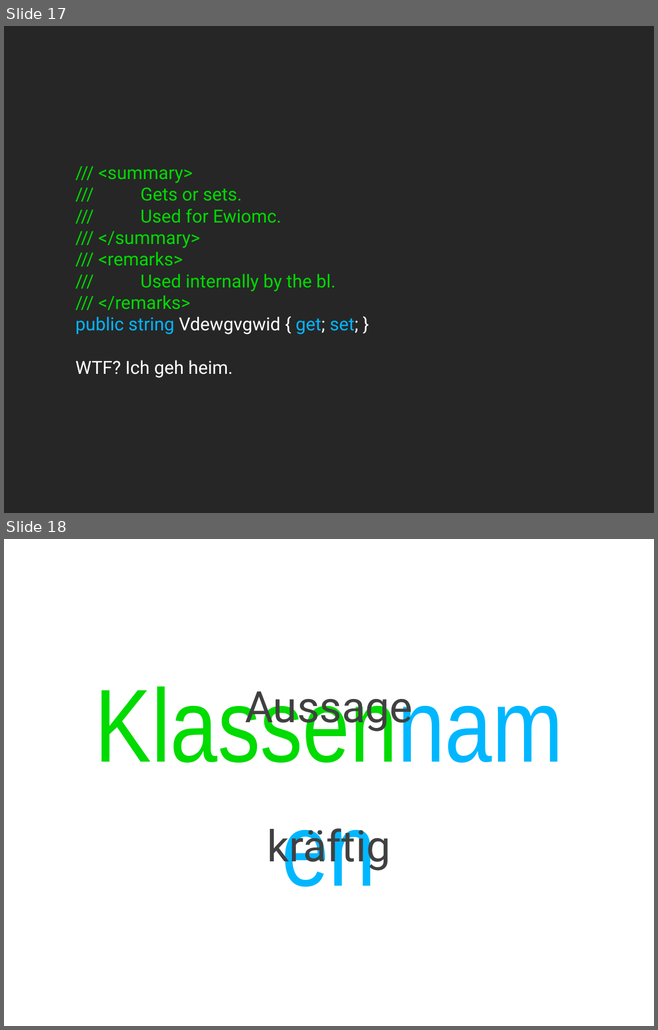
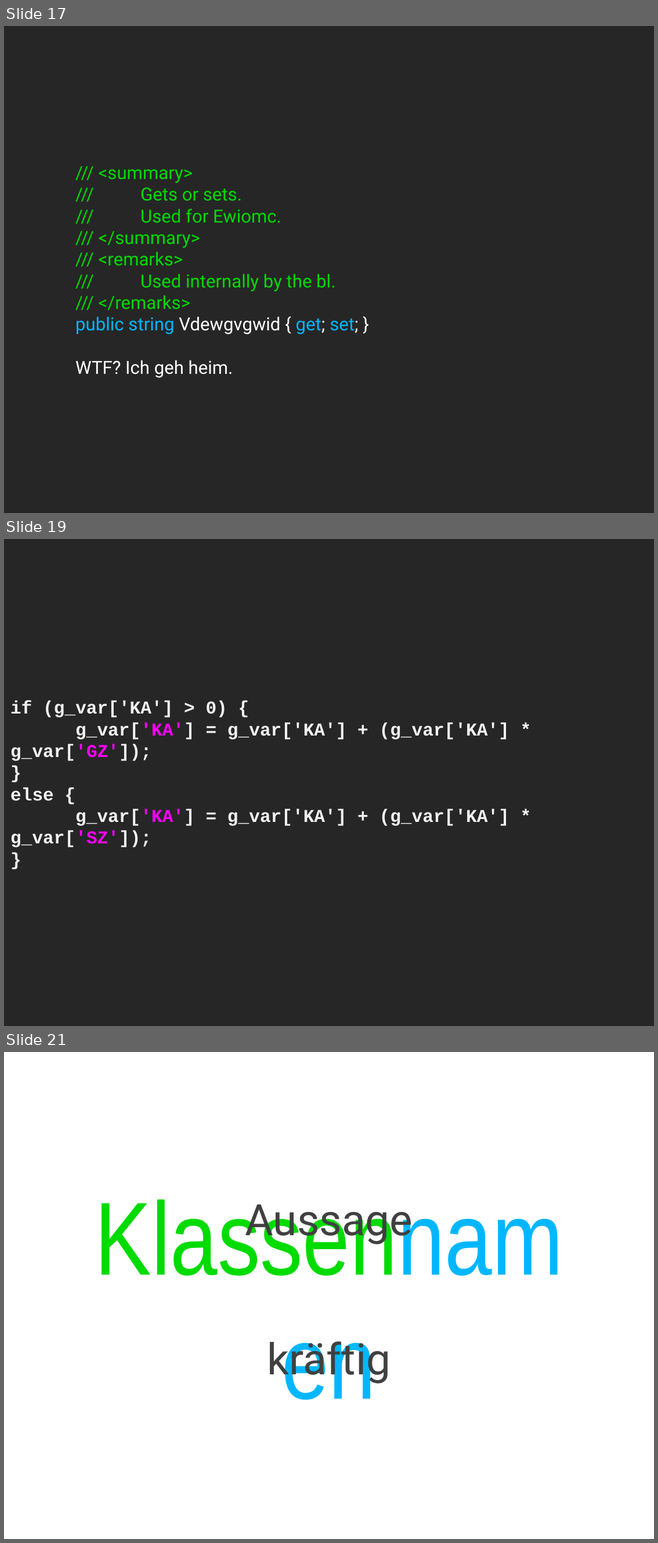
Before and after one commit to cessor/empathiccode, a slide deck: WeaselWords-DotnetDevCon.pptx. Shown one above the other, each under a label of ours: slides 17 and 18 before the commit, slides 17, 19 and 21 after it; the slides between them are not shown. The pictures are 658x1030 and 658x1543 pixels, drawn with LibreOffice and Linux fonts; fonts in the diff are those of the drawing. Boxes give left, top, right and bottom in pixels: in the first picture for what was removed or moved away, otherwise in the second. Text is boxed around its words. In the diff, an @@ line names an element or a change of style, - is before the commit and + after.

```diff
--- a/WeaselWords-DotnetDevCon.pptx
+++ b/WeaselWords-DotnetDevCon.pptx
@@ slide 19 added at bbox=[4, 539, 654, 1026], background #FFFFFF @@
@@ title added at bbox=[4, 539, 654, 1026], fill #262626, 20 pt, text #F2F2F2, bold @@
+if (g_var['KA'] > 0) {
+g_var['KA'] = g_var['KA'] + (g_var['KA'] * g_var['GZ']);
+}
+else {
+g_var['KA'] = g_var['KA'] + (g_var['KA'] * g_var['SZ']);
+}
@@ what was slide 18 is now slide 21 @@
```
Also in this commit, not shown: 1 slide changed, 2 other slides added.
